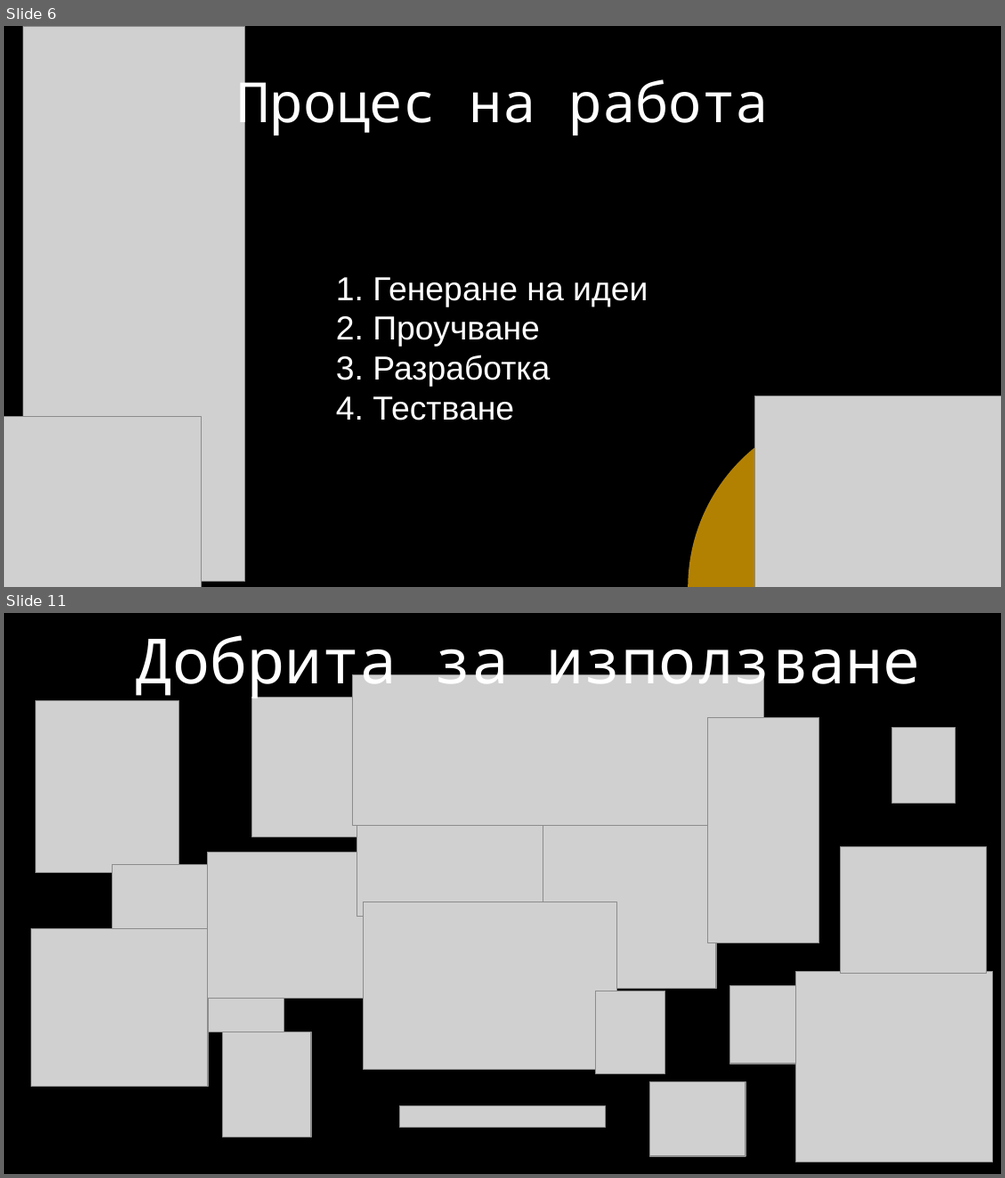
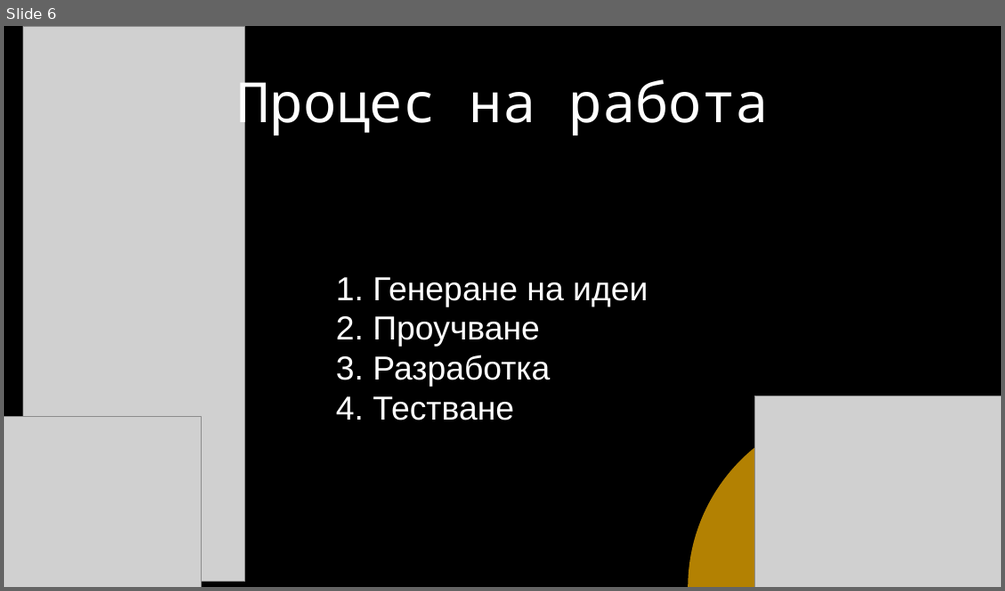
Before and after one commit to KrisD16/HackTUES128velit, a slide deck: presentation_hacktues.pptx. Shown one above the other, each under a label of ours: slides 6 and 11 before the commit, slide 6 after it; the slides between them are not shown. The pictures are 1005x1178 and 1005x591 pixels, drawn with LibreOffice and Linux fonts; fonts in the diff are those of the drawing; grey boxes stand for pictures; background and template pictures are left out. Boxes give left, top, right and bottom in pixels: in the first picture for what was removed or moved away, otherwise in the second. Text is boxed around its words. In the diff, an @@ line names an element or a change of style, - is before the commit and + after.

```diff
--- a/presentation_hacktues.pptx
+++ b/presentation_hacktues.pptx
@@ slide 11 removed at (4, 613, 1001, 1174), background picture (left out) @@
@@ text removed at (135, 635, 920, 698) @@
-Добрита за използване
@@ picture removed at (352, 674, 762, 826) @@
@@ picture removed at (36, 701, 179, 873) @@
@@ picture removed at (252, 697, 431, 837) @@
@@ picture removed at (708, 718, 819, 943) @@
@@ picture removed at (892, 728, 956, 803) @@
@@ picture removed at (356, 770, 580, 916) @@
@@ picture removed at (543, 806, 717, 988) @@
@@ picture removed at (207, 852, 387, 997) @@
@@ picture removed at (841, 847, 986, 973) @@
@@ picture removed at (112, 864, 283, 1031) @@
@@ picture removed at (364, 902, 617, 1070) @@
@@ picture removed at (31, 929, 207, 1086) @@
@@ picture removed at (729, 986, 823, 1063) @@
@@ picture removed at (795, 971, 992, 1162) @@
@@ picture removed at (595, 990, 665, 1073) @@
@@ picture removed at (223, 1031, 312, 1137) @@
@@ picture removed at (649, 1081, 744, 1155) @@
@@ picture removed at (400, 1105, 605, 1127) @@
```
Also in this commit, not shown: 4 slides changed, 1 slide added, 1 other slide removed, 1 other file.
